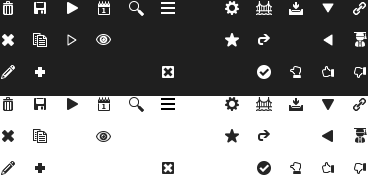
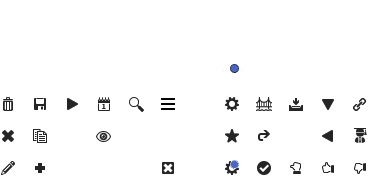
Before/after of a 368×179 layered artwork. What changed in the layer stack:
added layer "Ellipse 1" in group "white" over (230, 64, 239, 73)
added layer "gearwheel-not-default" (1st of 2, in "white") in group "white" over (225, 65, 239, 79)
added layer "Ellipse 1 Kopie" in group "black" over (230, 160, 239, 169)
added layer "gearwheel-not-default" (2nd of 2, in "black") in group "black" over (225, 161, 239, 175)
hid "White" over (0, 0, 368, 175)
